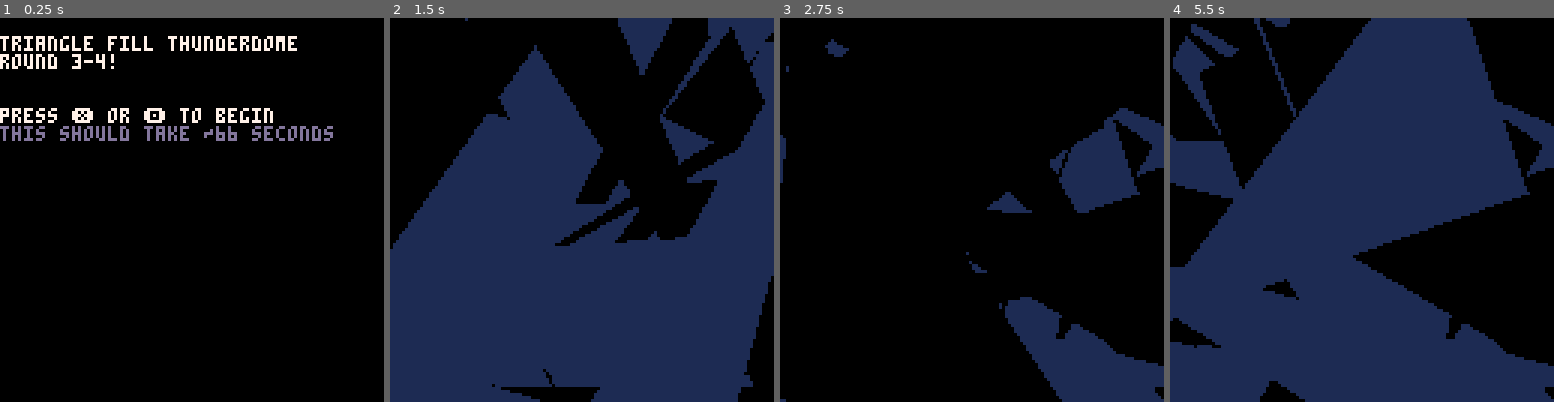
Above: before the commit, frames 1-4 (left to right).
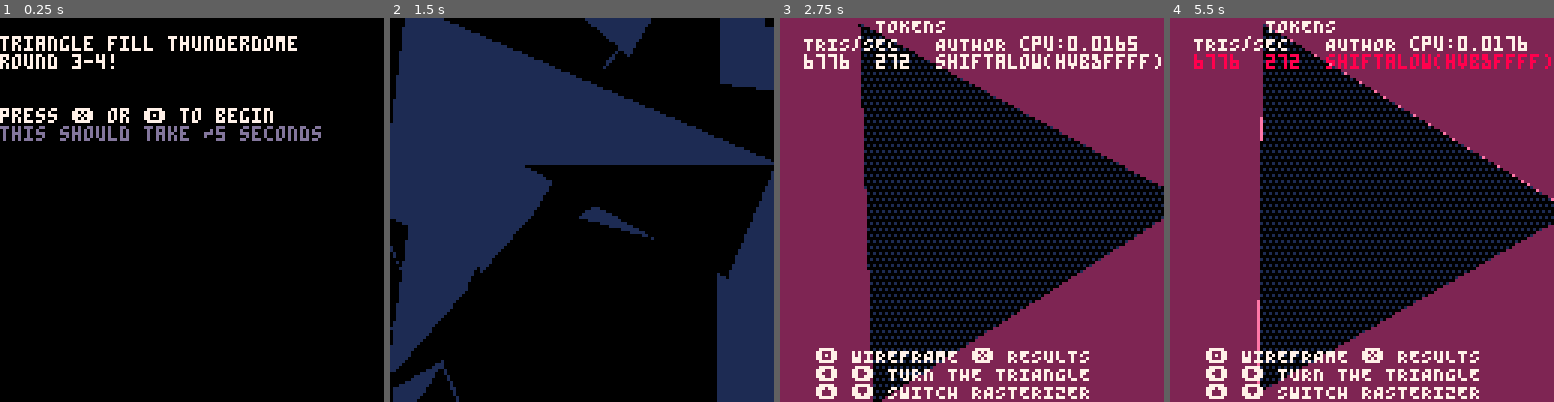
Above: after the commit, the same moments.

Repository: bitchunk/pico8misk
Game: PICO-8 cartridge pelogen_tri_bench.p8
Same seed, same stepped clock (60 frames per second), same inputs: the game is played once before the commit and once after it.
Inputs:
- Up to frame 1 (0.25 s): no input
- Up to frame 2 (1.5 s): tap X (X key) at 0.33, 1.07 s; tap O (Z key) at 0.7 s
- Up to frame 3 (2.75 s): hold Right 1.6-2.1 s; tap O (Z key) at 1.7, 2.1, 2.5 s; tap X (X key) at 1.85 s; hold Up 2.15-2.42 s; hold Right from 2.47 s (still down)
- Up to frame 4 (5.5 s): tap O (Z key) every 0.4 s from 2.9 to 5.3 s; tap X (X key) at 2.97, 4.08, 5.2 s; release Right at 3.03 s; hold Left 3.08-3.58 s; hold Down 3.63-3.97 s; hold Right 4.02-4.68 s; hold Up 4.73-5.03 s; hold Left from 5.08 s (still down)

The runs differ from the first frame. In frame 1, 0.3% of the frame differs, in the area x 56-87%, y 28-33%; in frame 2, 57%; in frame 3, 71%; in frame 4, 86%, in the area x 0-100%, y 0-100%.

Commit message:
高速化hvb、そのあとの論理演算整数化

Diff:
--- a/pelogen_tri_bench.p8
+++ b/pelogen_tri_bench.p8
@@ -1,5 +1,5 @@
 pico-8 cartridge // http://www.pico-8.com
-version 41
+version 42
 __lua__
 --triangle fill thunderdome rnd 2
 --by musurca and p01
@@ -20,8 +20,8 @@
 --_set_fps(60)
 
 -- added srand in hopes of making it more consistent
-srand(4)
---srand(16)
+--srand(4)
+srand(23) --low score and make a difference
 
 function rndextents() return flr(extentx+rnd(extenty-extentx)) end
 
@@ -643,16 +643,19 @@
 
 -->8
 --proc branch goto local func
---add(tests, {len=229, author="shiftalow(hv)", fn=function(i) local v=flattable[i] pelogen_tri_hv(v[1],v[2],v[3],v[4],v[5],v[6],v[7]) end},1)
---add(tests, {len=261, author="shiftalow(hvdfif)", fn=function(i) local v=flattable[i] pelogen_tri_hvdfif(v[1],v[2],v[3],v[4],v[5],v[6],v[7]) end},1)
-add(tests, {len=272, author="shiftalow(hvb)", fn=function(i) local v=flattable[i] pelogen_tri_hvb(v[1],v[2],v[3],v[4],v[5],v[6],v[7]) end},1)
+----add(tests, {len=229, author="shiftalow(hv)", fn=function(i) local v=flattable[i] pelogen_tri_hv(v[1],v[2],v[3],v[4],v[5],v[6],v[7]) end},1)
+----add(tests, {len=261, author="shiftalow(hvdfif)", fn=function(i) local v=flattable[i] pelogen_tri_hvdfif(v[1],v[2],v[3],v[4],v[5],v[6],v[7]) end},1)
+--add(tests, {len=272, author="shiftalow(hvb)", fn=function(i) local v=flattable[i] pelogen_tri_hvb(v[1],v[2],v[3],v[4],v[5],v[6],v[7]) end},1)
+--add(tests, {len=273, author="shiftalow(hvb&-1)", fn=function(i) local v=flattable[i] pelogen_tri_hvbam(v[1],v[2],v[3],v[4],v[5],v[6],v[7]) end},1)
+add(tests, {len=272, author="shiftalow(hvb&ffff)", fn=function(i) local v=flattable[i] pelogen_tri_hvbaf(v[1],v[2],v[3],v[4],v[5],v[6],v[7]) end},1)
 
 --lowest token
-add(tests, {len=113, author="shiftalow(low)", fn=function(i) local v=flattable[i] pelogen_tri_low(v[1],v[2],v[3],v[4],v[5],v[6],v[7]) end},1)
+--add(tests, {len=113, author="shiftalow(low)", fn=function(i) local v=flattable[i] pelogen_tri_low(v[1],v[2],v[3],v[4],v[5],v[6],v[7]) end},1)
+--add(tests, {len=113, author="shiftalow(lowl)", fn=function(i) local v=flattable[i] pelogen_tri_lowl(v[1],v[2],v[3],v[4],v[5],v[6],v[7]) end},1)
 --
 ----top clipping
-add(tests, {len=140, author="shiftalow(tclip)", fn=function(i) local v=flattable[i] pelogen_tri_tclip(v[1],v[2],v[3],v[4],v[5],v[6],v[7]) end},1)
---add(tests, {len=148, author="shiftalow(tclipdfif)", fn=function(i) local v=flattable[i] pelogen_tri_tclipdfif(v[1],v[2],v[3],v[4],v[5],v[6],v[7]) end},1)
+--add(tests, {len=140, author="shiftalow(tclip)", fn=function(i) local v=flattable[i] pelogen_tri_tclip(v[1],v[2],v[3],v[4],v[5],v[6],v[7]) end},1)
+----add(tests, {len=148, author="shiftalow(tclipdfif)", fn=function(i) local v=flattable[i] pelogen_tri_tclipdfif(v[1],v[2],v[3],v[4],v[5],v[6],v[7]) end},1)
 --
 ----old
 --add(tests, {len=308, author="shiftalow(308)", fn=function(i) local v=ntable[i] pelogen_tri_308(v[1],v[2],v[3],v[4],v[5],v[6],v[7]) end},1)
@@ -664,6 +667,106 @@
 
 yscale=1
 xscale=1
+
+--by @shiftalow
+-- 272 convert to integer with &0xffff
+function pelogen_tri_hvbaf(l,t,c,m,r,b,col)
+	color(col)
+	local a=rectfill
+	::_w_::
+ if(t>m)l,t,c,m=c,m,l,t
+ if(m>b)c,m,r,b=r,b,c,m
+ if(t>m)l,t,c,m=c,m,l,t
+
+	local q,p=l,c
+	if (q<c) q=c
+	if (q<r) q=r
+	if (p>l) p=l
+	if (p>r) p=r
+	if b-t>q-p then
+		l,t,c,m,r,b,col=t,l,m,c,b,r
+		goto _w_
+	end
+
+	local e,j,i=l,(r-l)/(b-t)
+	while m do
+		i=(c-l)/(m-t)
+		local f=(m&0xffff)-1
+		f=f>127 and 127 or f
+		if(t<0)t,l,e=0,l-i*t,b and e-j*t or e
+		if col then
+			for t=t&0xffff,f do
+				a(l,t,e,t)
+				l=i+l
+				e=j+e
+			end
+		else
+			for t=t&0xffff,f do
+				a(t,l,t,e)
+				l=i+l
+				e=j+e
+			end
+		end
+		l,t,m,c,b=c,m,b,r
+	end
+	if i<8 and i>-8 then
+		if col then
+			pset(r,t)
+		else
+			pset(t,r)
+		end
+	end
+end
+
+--by @shiftalow
+-- 273 convert to integer with &-1
+function pelogen_tri_hvbam(l,t,c,m,r,b,col)
+	color(col)
+	local a=rectfill
+	::_w_::
+ if(t>m)l,t,c,m=c,m,l,t
+ if(m>b)c,m,r,b=r,b,c,m
+ if(t>m)l,t,c,m=c,m,l,t
+
+	local q,p=l,c
+	if (q<c) q=c
+	if (q<r) q=r
+	if (p>l) p=l
+	if (p>r) p=r
+	if b-t>q-p then
+		l,t,c,m,r,b,col=t,l,m,c,b,r
+		goto _w_
+	end
+
+	local e,j,i=l,(r-l)/(b-t)
+	while m do
+		i=(c-l)/(m-t)
+		local f=(m&-1)-1
+		f=f>127 and 127 or f
+		if(t<0)t,l,e=0,l-i*t,b and e-j*t or e
+		if col then
+			for t=t&-1,f do
+				a(l,t,e,t)
+				l=i+l
+				e=j+e
+			end
+		else
+			for t=t&-1,f do
+				a(t,l,t,e)
+				l=i+l
+				e=j+e
+			end
+		end
+		l,t,m,c,b=c,m,b,r
+	end
+	if i<8 and i>-8 then
+		if col then
+			pset(r,t)
+		else
+			pset(t,r)
+		end
+	end
+end
 
 --by @shiftalow
 -- 272 proc branch goto beginning
@@ -860,6 +963,31 @@
 		l,t,m,c,b=c,m,b,r
 	end
 	pset(r,t)
+end
+
+--105
+function pelogen_tri_lowl(l,t,c,m,r,b,col)
+	color(col)
+	::_w_::
+	if(t>m)l,t,c,m=c,m,l,t
+	if m>b then
+		c,m,r,b=r,b,c,m
+		goto _w_
+	end
+--	local e,j=l,(r-l)/(b-t)
+	local e,j=l,(r-l)>>>(b-t)
+--	::_m_::
+	while m do
+		local i=(c-l)/(m-t)
+		for t=t\1,m\1-1 do
+			rectfill(l,t,e,t)
+			l+=i
+			e+=j
+		end
+		l,t,m,c,b=c,m,b,r
+--		l,t,m,c,b=c,m,b,r
+--	if(m) goto _m_
+	end
 end
 
 --113
@@ -1112,18 +1240,18 @@
 end
 
 -->8
-add(tests, {len=599, author="electricgryphon(v3)", fn=function(i) local v=flattable[i] solid_trifill_v3(v[1],v[2],v[3],v[4],v[5],v[6],v[7]) end})
-add(tests, {len=278, author="electricgryphon", fn=function(i) local v=flattable[i] shade_trifill(v[1],v[2],v[3],v[4],v[5],v[6],v[7]) end})
-add(tests, {len=455, author="musurca", fn=function(i) local v=ntable[i] musurca_triangle(v[1],v[2],v[3],v[4]) end})
-add(tests, {len=431, author="creamdog", fn=function(i) local v=flattable[i] creamdog_tri(v[1],v[2],v[3],v[4],v[5],v[6],v[7]) end})
-add(tests, {len=335, author="p01(335)", fn=function(i) local v=flattable[i] p01_triangle_335(v[1],v[2],v[3],v[4],v[5],v[6],v[7]) end})
-add(tests, {len=315, author="catafish", fn=function(i) gfx_draw(flattable[i]) end})
-add(tests, {len=295, author="nusan", fn=function(i) local v=flattable[i] steptri(v[1],v[2],v[3],v[4],v[5],v[6],v[7]) end})
-add(tests, {len=163, author="p01(163)", fn=function(i) local v=flattable[i] p01_triangle_163(v[1],v[2],v[3],v[4],v[5],v[6],v[7]) end})
-add(tests, {len=134, author="azure48(local fast)", fn=function(i) local v=flattable[i] azulocalfast(v[1],v[2],v[3],v[4],v[5],v[6],v[7]) end})
-add(tests, {len=125, author="azure48(local low)", fn=function(i) local v=flattable[i] azulocallow(v[1],v[2],v[3],v[4],v[5],v[6],v[7]) end})
-add(tests, {len=134, author="azure48(fast)", fn=function(i) local v=flattable[i] azufasttri(v[1],v[2],v[3],v[4],v[5],v[6],v[7]) end})
-add(tests, {len=122, author="azure48(low)", fn=function(i) local v=flattable[i] azulowtri(v[1],v[2],v[3],v[4],v[5],v[6],v[7]) end})
+--add(tests, {len=599, author="electricgryphon(v3)", fn=function(i) local v=flattable[i] solid_trifill_v3(v[1],v[2],v[3],v[4],v[5],v[6],v[7]) end})
+--add(tests, {len=278, author="electricgryphon", fn=function(i) local v=flattable[i] shade_trifill(v[1],v[2],v[3],v[4],v[5],v[6],v[7]) end})
+--add(tests, {len=455, author="musurca", fn=function(i) local v=ntable[i] musurca_triangle(v[1],v[2],v[3],v[4]) end})
+--add(tests, {len=431, author="creamdog", fn=function(i) local v=flattable[i] creamdog_tri(v[1],v[2],v[3],v[4],v[5],v[6],v[7]) end})
+--add(tests, {len=335, author="p01(335)", fn=function(i) local v=flattable[i] p01_triangle_335(v[1],v[2],v[3],v[4],v[5],v[6],v[7]) end})
+--add(tests, {len=315, author="catafish", fn=function(i) gfx_draw(flattable[i]) end})
+--add(tests, {len=295, author="nusan", fn=function(i) local v=flattable[i] steptri(v[1],v[2],v[3],v[4],v[5],v[6],v[7]) end})
+--add(tests, {len=163, author="p01(163)", fn=function(i) local v=flattable[i] p01_triangle_163(v[1],v[2],v[3],v[4],v[5],v[6],v[7]) end})
+--add(tests, {len=134, author="azure48(local fast)", fn=function(i) local v=flattable[i] azulocalfast(v[1],v[2],v[3],v[4],v[5],v[6],v[7]) end})
+--add(tests, {len=125, author="azure48(local low)", fn=function(i) local v=flattable[i] azulocallow(v[1],v[2],v[3],v[4],v[5],v[6],v[7]) end})
+--add(tests, {len=134, author="azure48(fast)", fn=function(i) local v=flattable[i] azufasttri(v[1],v[2],v[3],v[4],v[5],v[6],v[7]) end})
+--add(tests, {len=122, author="azure48(low)", fn=function(i) local v=flattable[i] azulowtri(v[1],v[2],v[3],v[4],v[5],v[6],v[7]) end})
 
 average_tris_per_sec = 3500
 cls()
